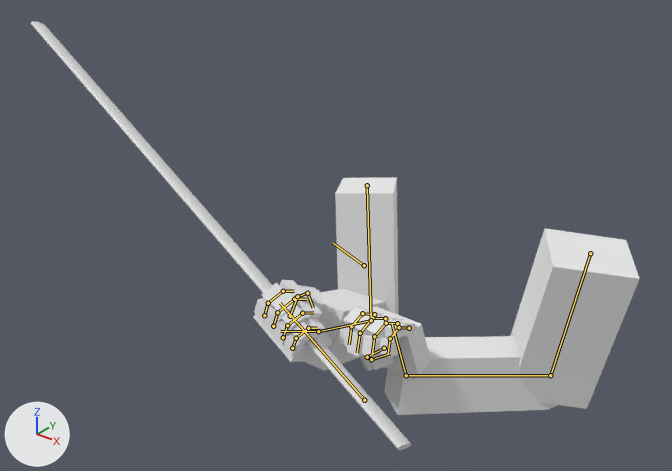
A saved change to the Blender file components/character/assets/blender/fp_rig.blend.
The view is the same before and after, from a 50 mm camera at (0.752, -1.383, 0.723) aimed at (-0.259, -0.119, -0.06). Every picture has the same lights, and +X, +Y and +Z are marked at lower left. The older version comes first. Both versions are drawn at frame 0 of the action 'Inspect'; the numbers are the values there. The bones that change, and the others that lie on the model, are drawn over the model as lines.

Names of what the first picture shows: 'MockSword', 'arms'.
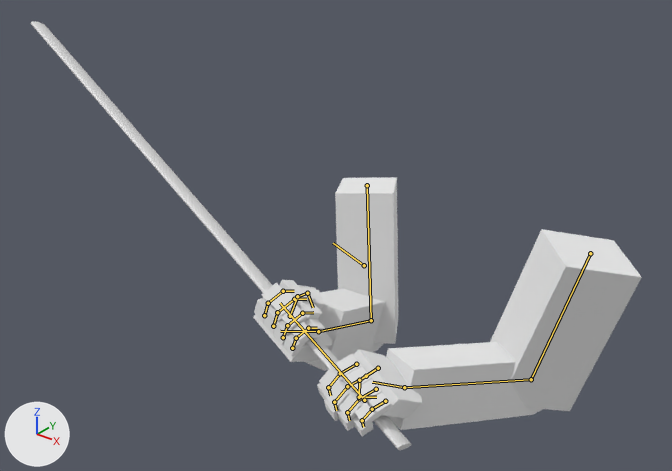
Boxes [x1, y1, x2, y2] around the edits, measured in the pictures (672 x 471 px):
'arms', posed (9% taller)
    before: [253, 177, 639, 415]
    after: [253, 177, 642, 436]
bone 'Hand.Ctrl.L', root to tip
    before: (406, 375) to (392, 324)
    after: (404, 387) to (372, 382)

The change in detail:
Bone 'Hand.Ctrl.L' (bone_hand_ctrl_l) moves from (0.237, -0.81, 0.208) to (0.203, -0.764, 0.28).
Bone 'Hand.Ctrl.L' (bone_hand_ctrl_l) turns from (114, -74, -19) to (105, -31, -31) degrees about its own x, y and z.
